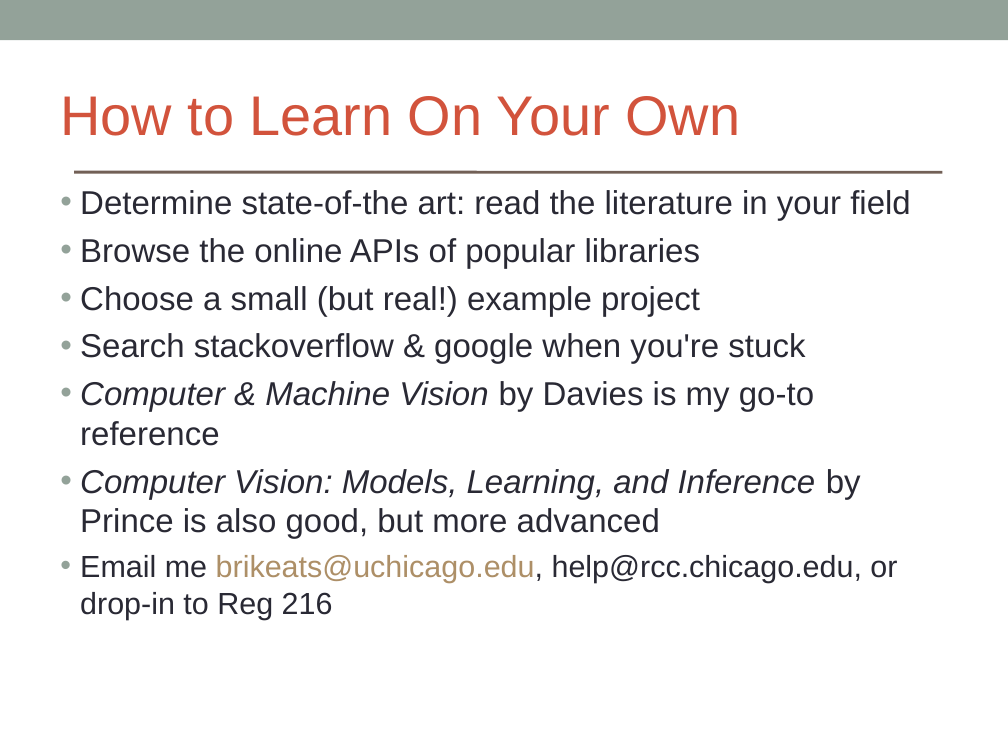
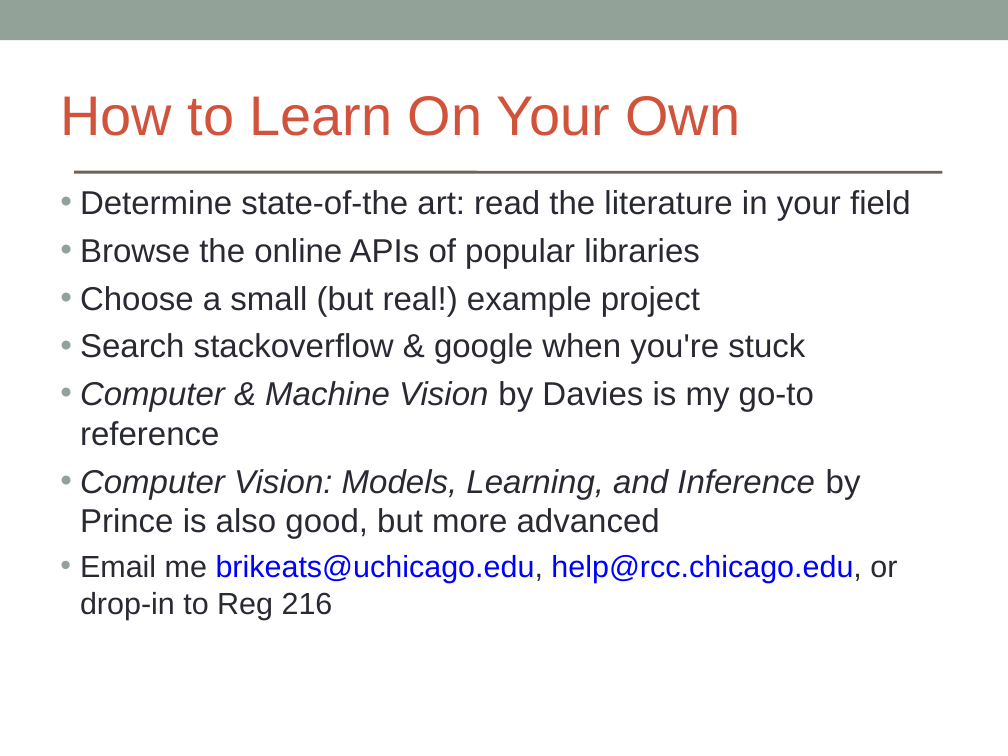
Before and after one commit to brikeats/Image-Analysis-in-Python, a slide deck: slide 17 of ImageAnalysisPython.ppt. Drawn at 1008x756 pixels with LibreOffice and Linux fonts; fonts in the diff are those of the drawing. Boxes give left, top, right and bottom in pixels: in the first picture for what was removed or moved away, otherwise in the second. Text is boxed around its words. In the diff, an @@ line names an element or a change of style, - is before the commit and + after.

Commit message:
Format fixed in ppt, replaced matplotlib with my_imshow in a few places

```diff
--- a/ImageAnalysisPython.ppt
+++ b/ImageAnalysisPython.ppt
@@ text "Determine state-of-the art: read the ..." at bbox=[80, 190, 911, 620]: text colour #AD8F67 to #0000FF in "brikeats@uchicago.edu,"; text colour #292934 to #0000FF in "help@rcc.chicago.edu," @@
```
Also in this commit, not shown: 3 other slides changed, 2 other files.
